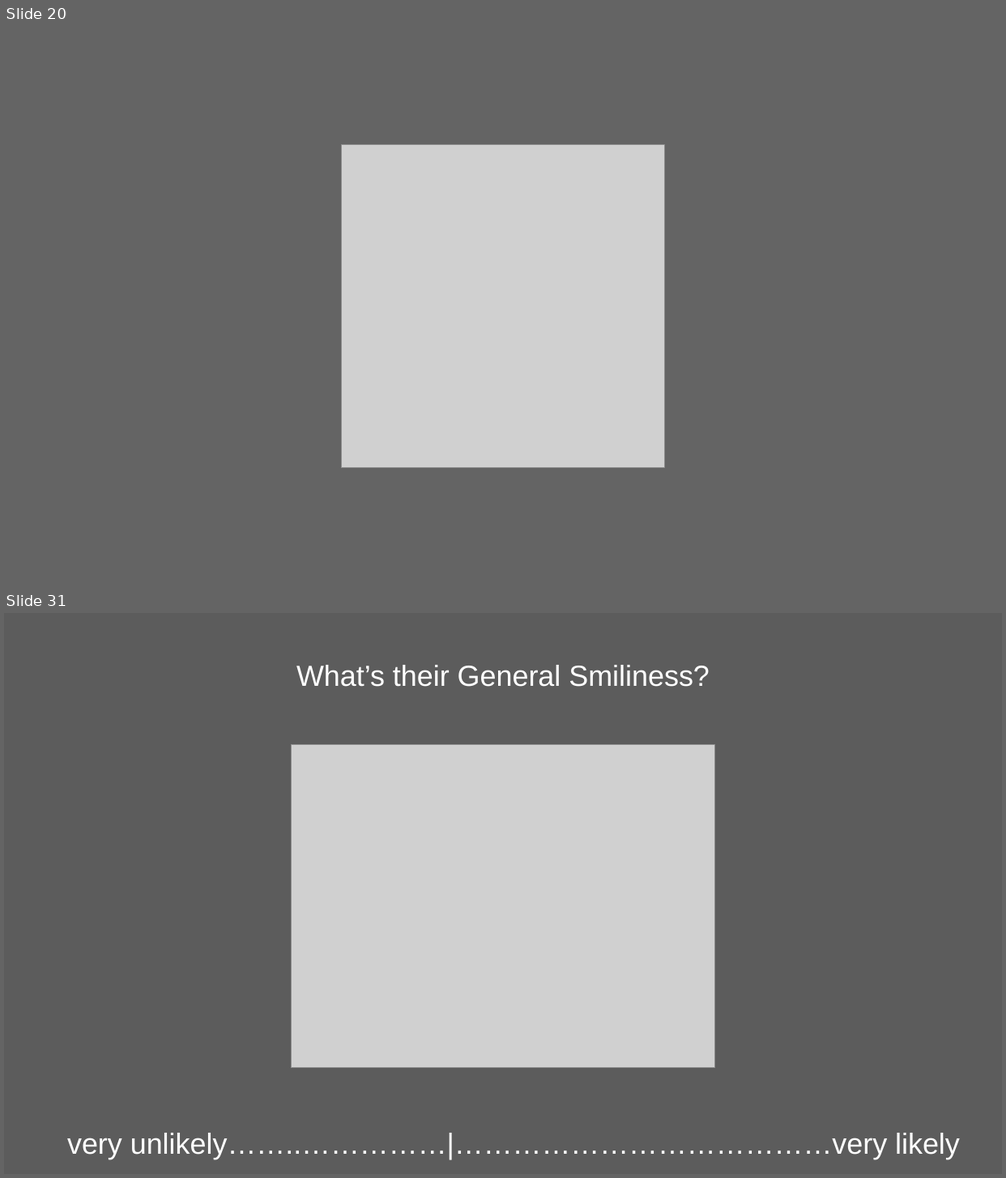
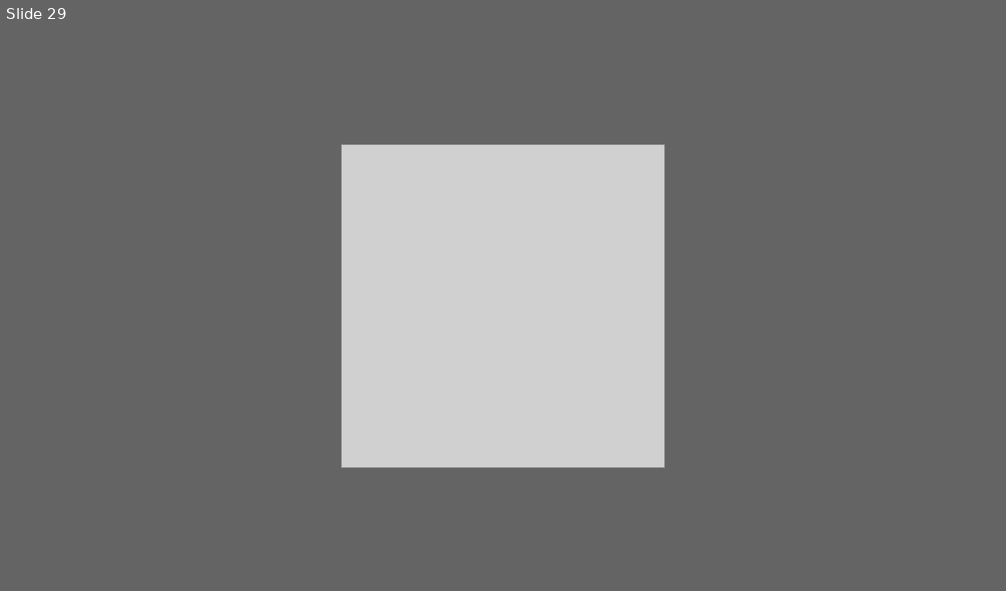
Before and after one commit to kwellstein/social_affective_prediction_task, a slide deck: control_task/stimuli/originals_SAPC_Task.pptx. Shown one above the other, each under a label of ours: slides 20 and 31 before the commit, slide 29 after it; the slides between them are not shown. The pictures are 1006x1178 and 1006x591 pixels, drawn with LibreOffice and Linux fonts; fonts in the diff are those of the drawing; grey boxes stand for pictures. Boxes give left, top, right and bottom in pixels: in the first picture for what was removed or moved away, otherwise in the second. Text is boxed around its words. In the diff, an @@ line names an element or a change of style, - is before the commit and + after.

```diff
--- a/control_task/stimuli/originals_SAPC_Task.pptx
+++ b/control_task/stimuli/originals_SAPC_Task.pptx
@@ slide 31 removed at <box>4,613,1002,1174</box>, background #5C5C5C @@
@@ text removed at <box>296,665,710,687</box> @@
-What’s their General Smiliness?
@@ picture removed at <box>292,745,715,1068</box> @@
@@ text removed at <box>67,1133,960,1160</box> @@
-very unlikely……..……………|…………………………………very likely
@@ what was slide 20 is now slide 29 @@
```
Also in this commit, not shown: 3 slides changed, 8 slides added, 24 other slides removed, 50 other files.
